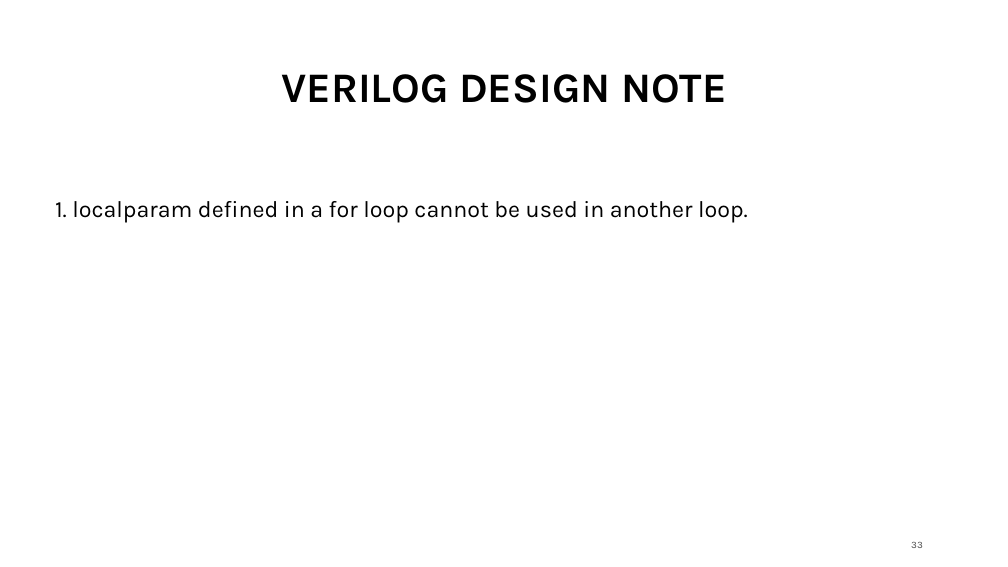
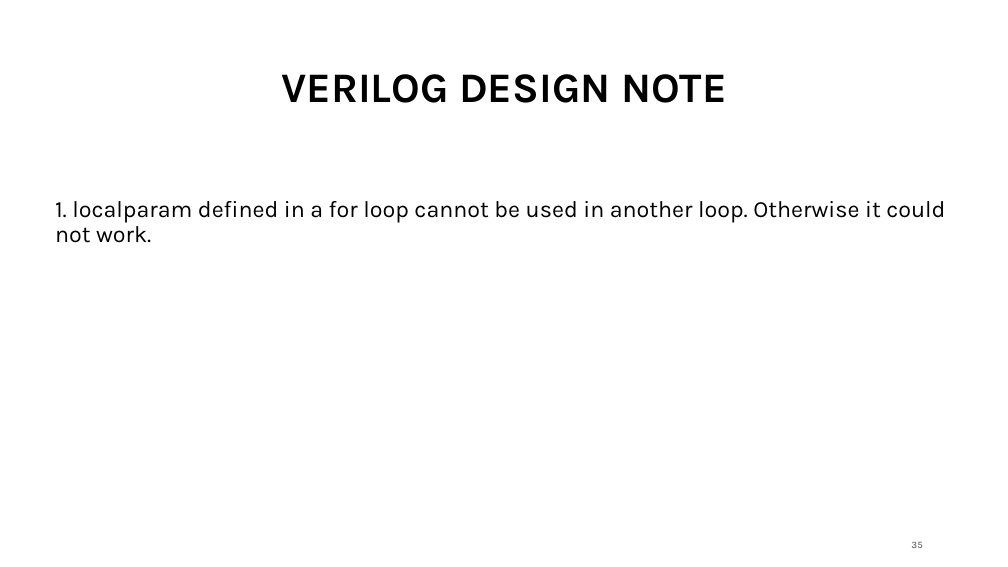
Before and after one commit to georgia-tech-synergy-lab/AcceleratorNoC, a slide deck: slide 35 of microswitch.pptx (slide 33 before the commit). Drawn at 1008x567 pixels with LibreOffice and Linux fonts; fonts in the diff are those of the drawing. Boxes give left, top, right and bottom in pixels: in the first picture for what was removed or moved away, otherwise in the second. Text is boxed around its words. In the diff, an @@ line names an element or a change of style, - is before the commit and + after.

```diff
--- a/microswitch.pptx
+++ b/microswitch.pptx
@@ text at box(55, 201, 945, 243): text changed @@
-1. localparam defined in a for loop cannot be used in another loop.
+1. localparam defined in a for loop cannot be used in another loop. Otherwise it could not work.
@@ page number at box(911, 542, 922, 548): text changed @@
-33
+35
```
Also in this commit, not shown: 2 other slides changed, 2 slides added.
